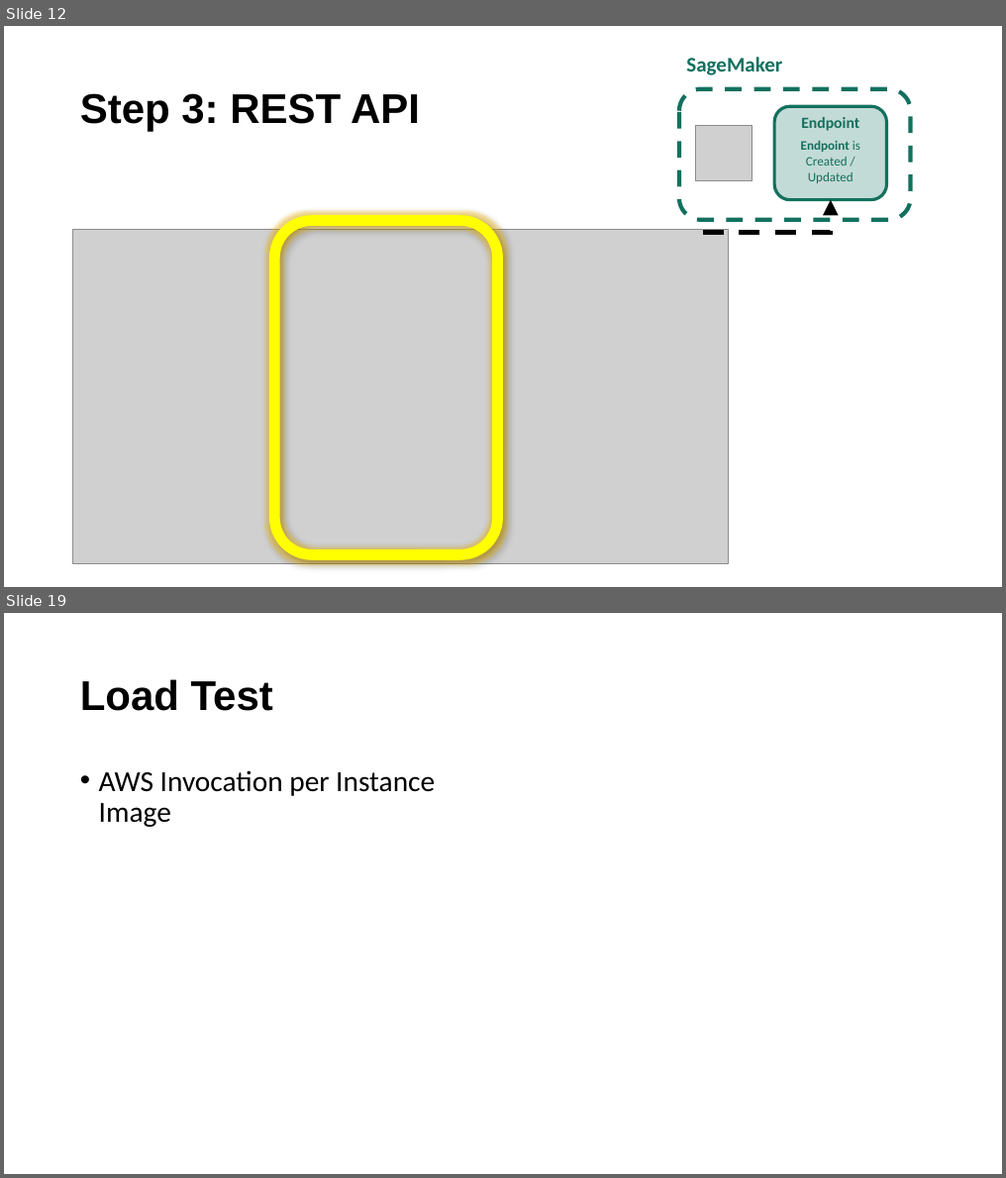
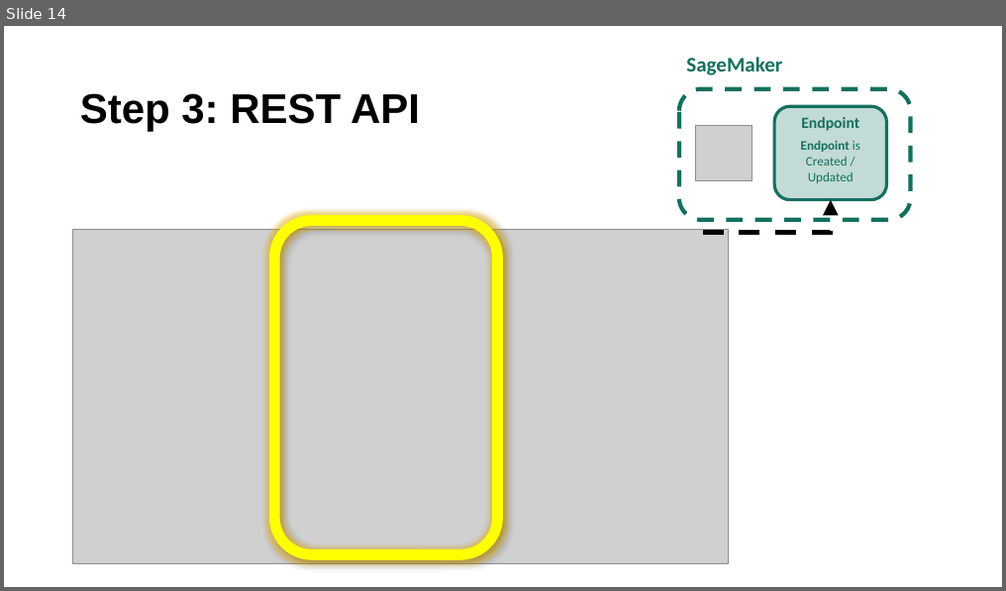
Before and after one commit to DSBA-6190-Final-Project-Team/DSBA-6190_Final-Project, a slide deck: presentation/Final Video Presentation.pptx. Shown one above the other, each under a label of ours: slides 12 and 19 before the commit, slide 14 after it; the slides between them are not shown. The pictures are 1006x1178 and 1006x591 pixels, drawn with LibreOffice and Linux fonts; fonts in the diff are those of the drawing; grey boxes stand for pictures. Boxes give left, top, right and bottom in pixels: in the first picture for what was removed or moved away, otherwise in the second. Text is boxed around its words. In the diff, an @@ line names an element or a change of style, - is before the commit and + after.

```diff
--- a/presentation/Final Video Presentation.pptx
+++ b/presentation/Final Video Presentation.pptx
@@ slide 19 removed at (4,613,1002,1174), background #FFFFFF @@
@@ title removed at (80,679,273,711) @@
-Load Test
@@ text removed at (99,770,435,827) @@
-• AWS Invocation per Instance Image
@@ what was slide 12 is now slide 14 @@
```
Also in this commit, not shown: 14 slides changed, 6 slides added, 2 other slides removed, 9 other files.
